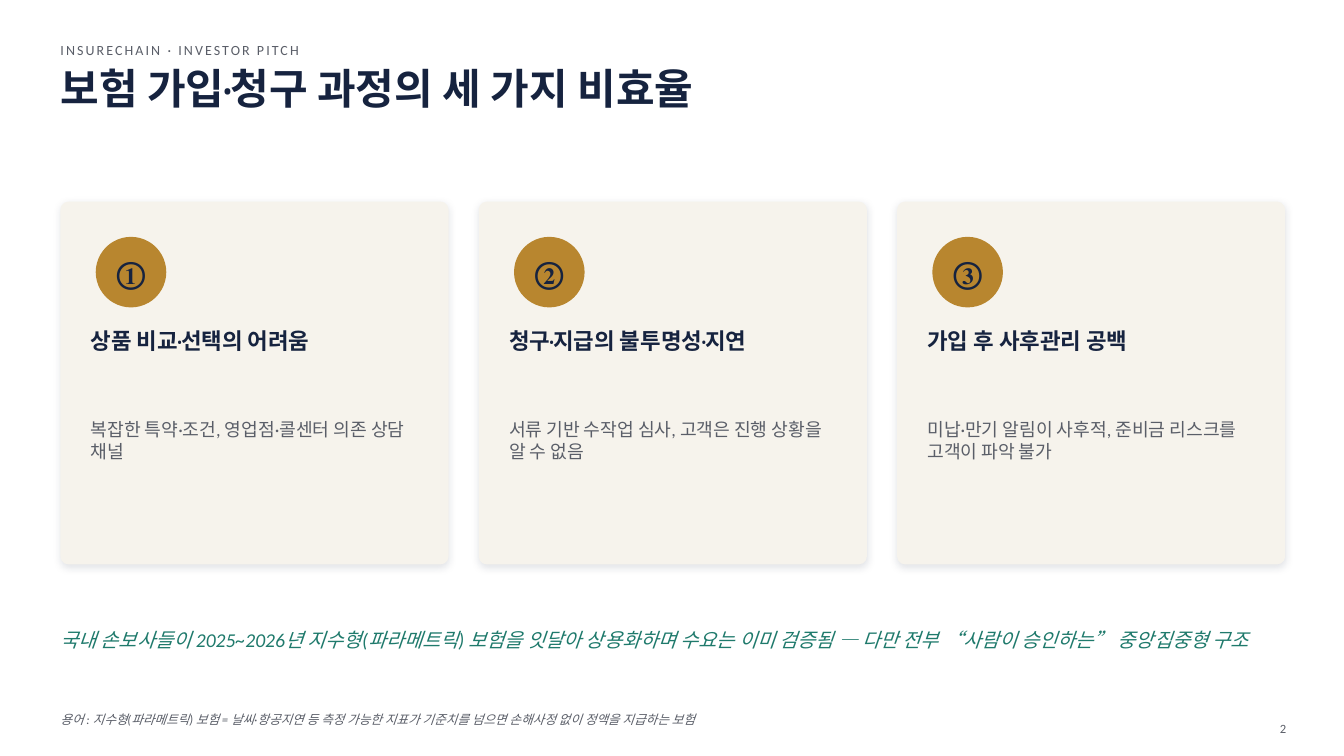
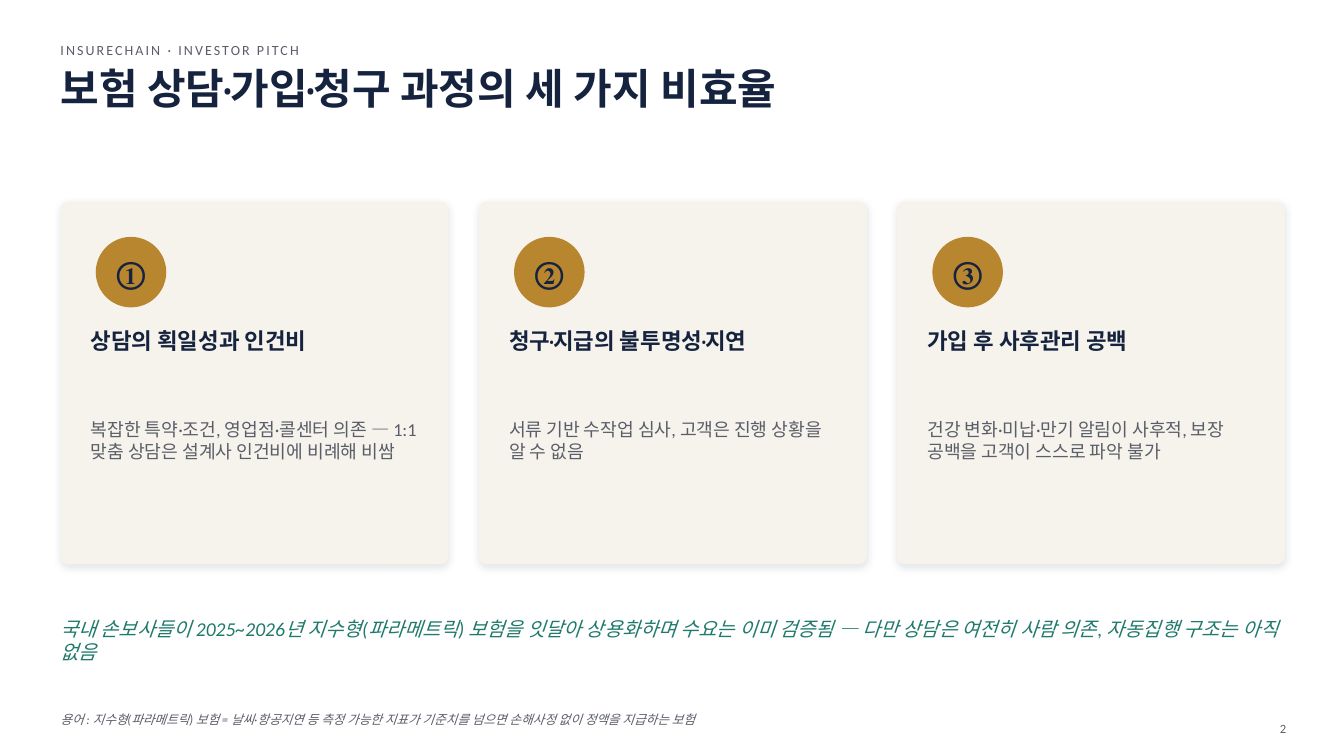
Before and after one commit to leeyonsei78/capstone_project_alpha, a slide deck: slide 2 of 인슈어체인_투자피칭_발표자료.pptx. Drawn at 1344x756 pixels with LibreOffice and Linux fonts; fonts in the diff are those of the drawing. Boxes give left, top, right and bottom in pixels: in the first picture for what was removed or moved away, otherwise in the second. Text is boxed around its words. In the diff, an @@ line names an element or a change of style, - is before the commit and + after.

```diff
--- a/인슈어체인_투자피칭_발표자료.pptx
+++ b/인슈어체인_투자피칭_발표자료.pptx
@@ title at [60, 68, 777, 108]: text changed @@
-보험 가입·청구 과정의 세 가지 비효율
+보험 상담·가입·청구 과정의 세 가지 비효율
@@ text at [91, 330, 307, 351]: text changed @@
-상품 비교·선택의 어려움
+상담의 획일성과 인건비
@@ text at [91, 421, 416, 460]: text changed @@
-복잡한 특약·조건, 영업점·콜센터 의존 상담 채널
+복잡한 특약·조건, 영업점·콜센터 의존 — 1:1 맞춤 상담은 설계사 인건비에 비례해 비쌈
@@ text at [927, 421, 1224, 460]: text changed @@
-미납·만기 알림이 사후적, 준비금 리스크를 고객이 파악 불가
+건강 변화·미납·만기 알림이 사후적, 보장 공백을 고객이 스스로 파악 불가
@@ text at [60, 619, 1278, 661]: text changed @@
-국내 손보사들이 2025~2026년 지수형(파라메트릭) 보험을 잇달아 상용화하며 수요는 이미 검증됨 — 다만 전부 “사람이 승인하는” 중앙집중형 구조
+국내 손보사들이 2025~2026년 지수형(파라메트릭) 보험을 잇달아 상용화하며 수요는 이미 검증됨 — 다만 상담은 여전히 사람 의존, 자동집행 구조는 아직 없음
```
Also in this commit, not shown: 9 other slides changed, 5 slides added.
